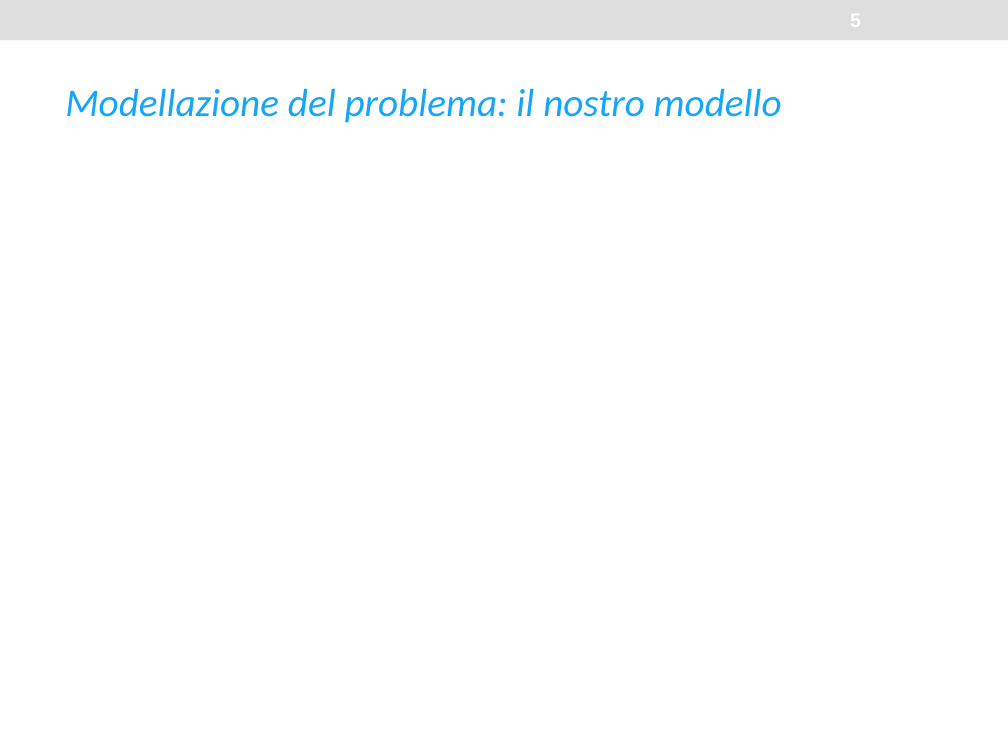
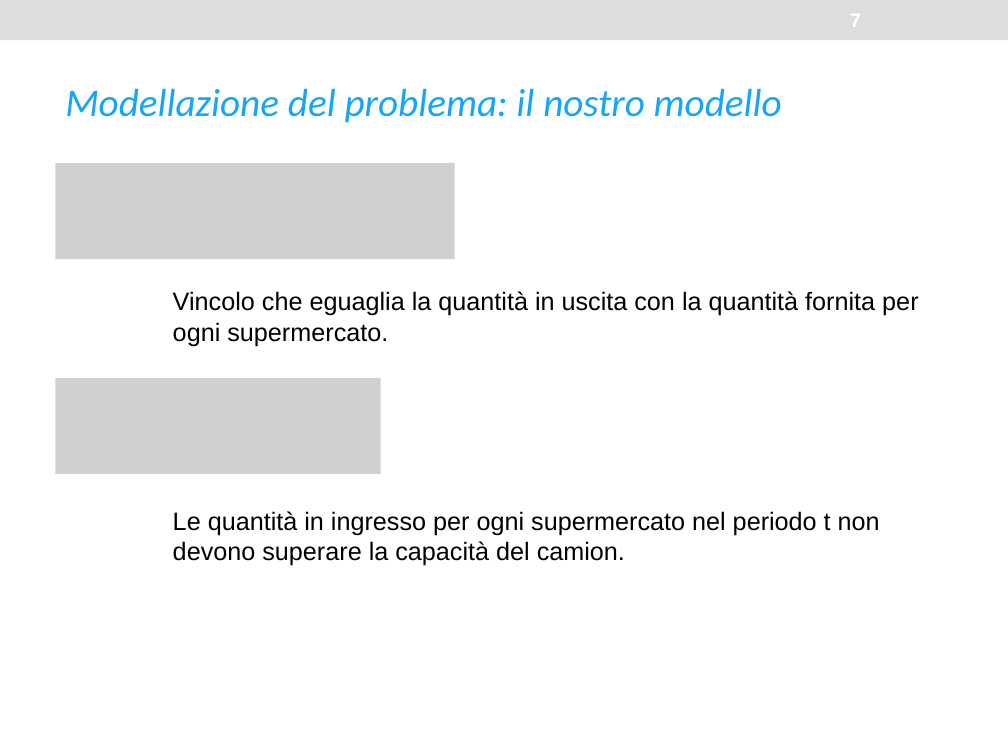
Before and after one commit to gentiliniluca/Inventory_Routing, a slide deck: slide 7 of Presentazione.pptx (slide 5 before the commit). Drawn at 1008x756 pixels with LibreOffice and Linux fonts; fonts in the diff are those of the drawing; grey boxes stand for pictures. Boxes give left, top, right and bottom in pixels: in the first picture for what was removed or moved away, otherwise in the second. Text is boxed around its words. In the diff, an @@ line names an element or a change of style, - is before the commit and + after.

```diff
--- a/Presentazione.pptx
+++ b/Presentazione.pptx
@@ picture added at bbox=[55, 163, 455, 259] @@
@@ text added at bbox=[173, 291, 918, 346], 18 pt, text #000000 @@
+Vincolo che eguaglia la quantità in uscita con la quantità fornita per ogni supermercato.
@@ picture added at bbox=[55, 378, 381, 474] @@
@@ text added at bbox=[173, 511, 880, 566], 18 pt, text #000000 @@
+Le quantità in ingresso per ogni supermercato nel periodo t non devono superare la capacità del camion.
```
Also in this commit, not shown: 2 slides added.
